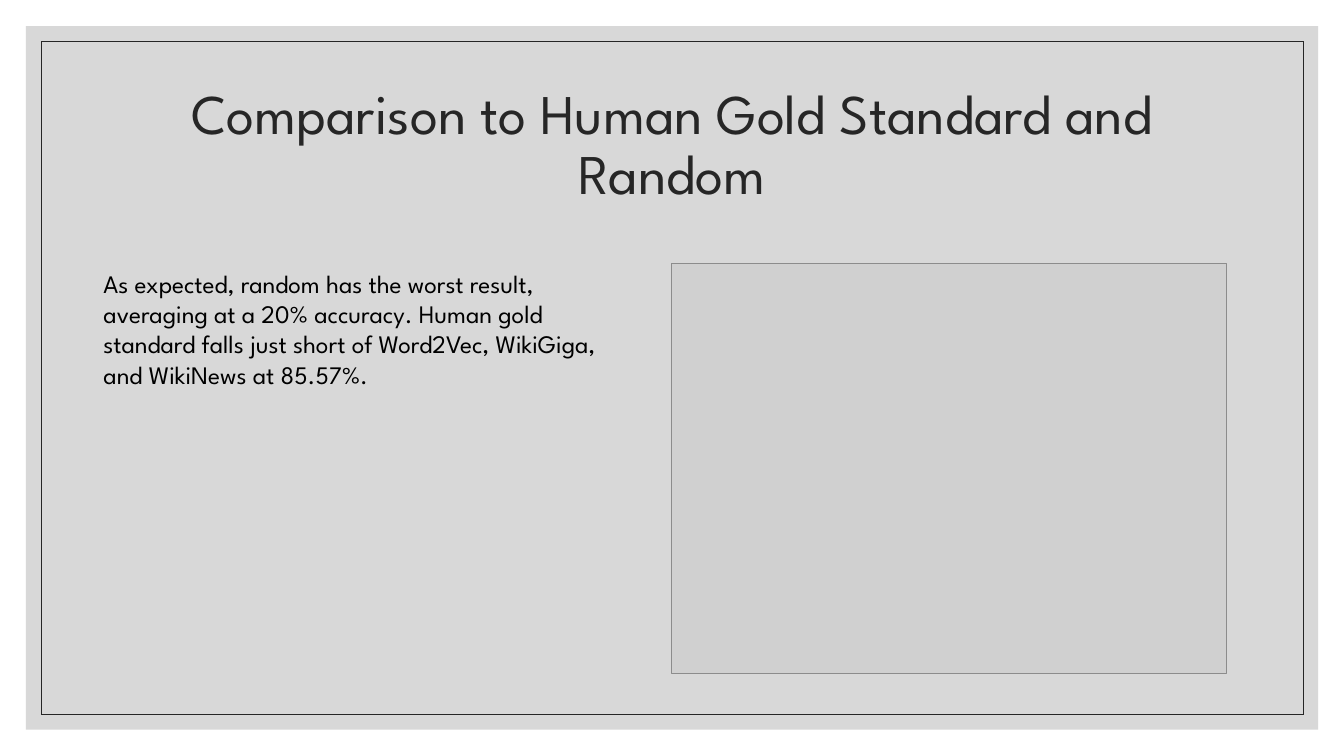
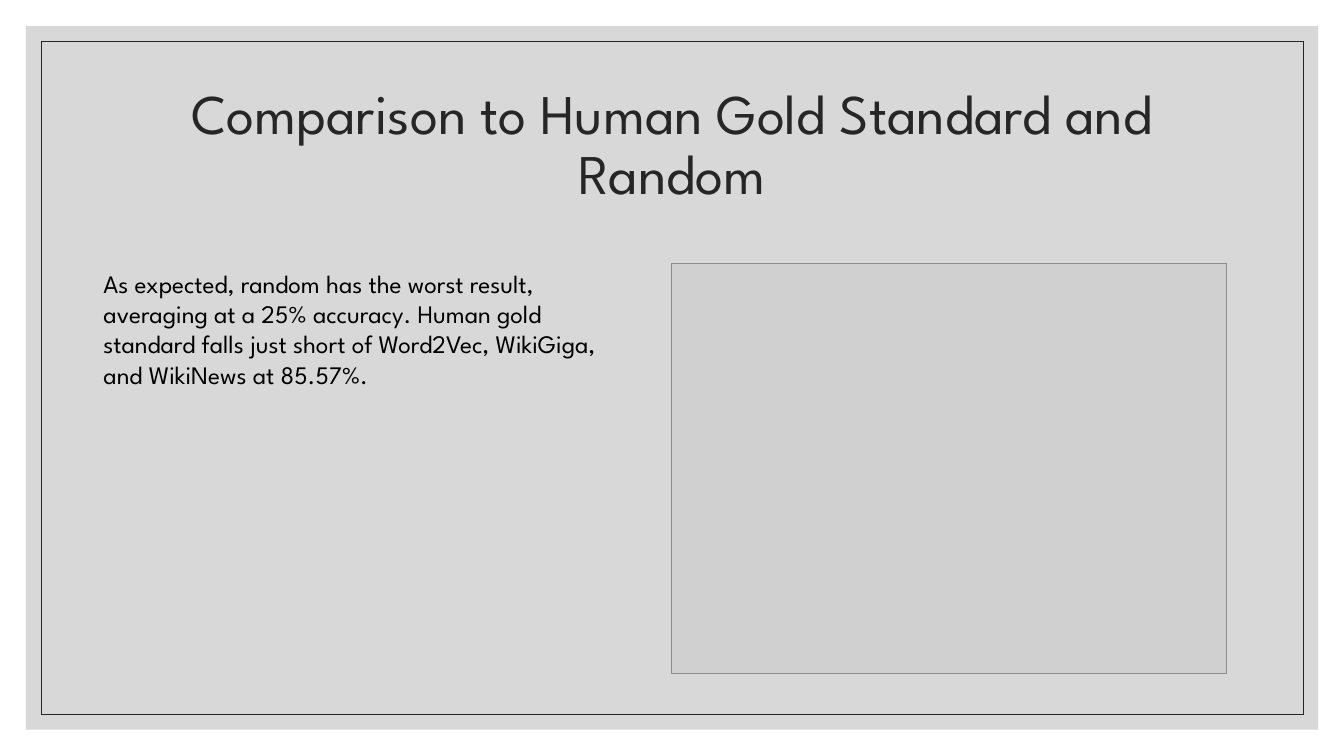
Before and after one commit to jaredcohen1998/comp472-miniproject3, a slide deck: slide 3 of presentation/Analysis.pptx. Drawn at 1344x756 pixels with LibreOffice and Linux fonts; fonts in the diff are those of the drawing; grey boxes stand for pictures. Boxes give left, top, right and bottom in pixels: in the first picture for what was removed or moved away, otherwise in the second. Text is boxed around its words. In the diff, an @@ line names an element or a change of style, - is before the commit and + after.

```diff
--- a/presentation/Analysis.pptx
+++ b/presentation/Analysis.pptx
@@ text at <box>103,275,596,385</box>: text changed @@
-As expected, random has the worst result, averaging at a 20% accuracy. Human gold standard falls just short of Word2Vec, WikiGiga, and WikiNews at 85.57%.
+As expected, random has the worst result, averaging at a 25% accuracy. Human gold standard falls just short of Word2Vec, WikiGiga, and WikiNews at 85.57%.
```
Also in this commit, not shown: 1 other slide changed.
